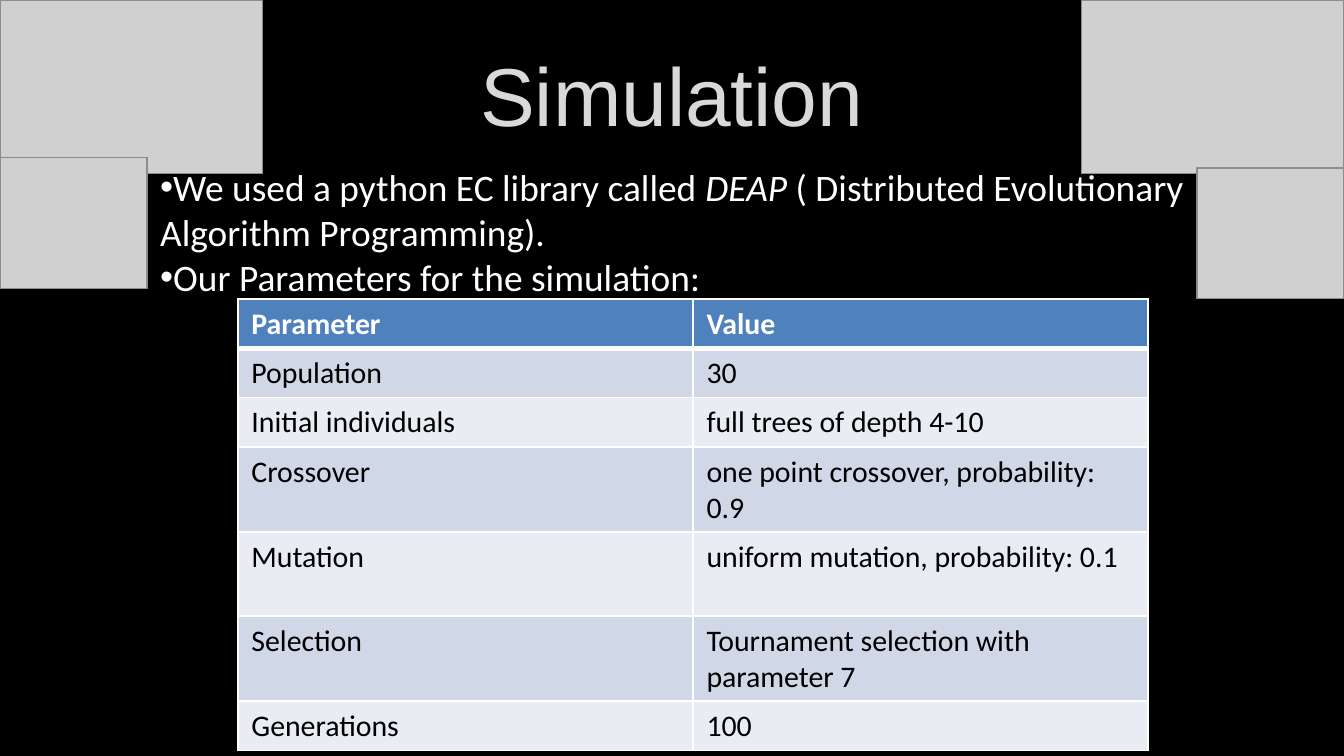
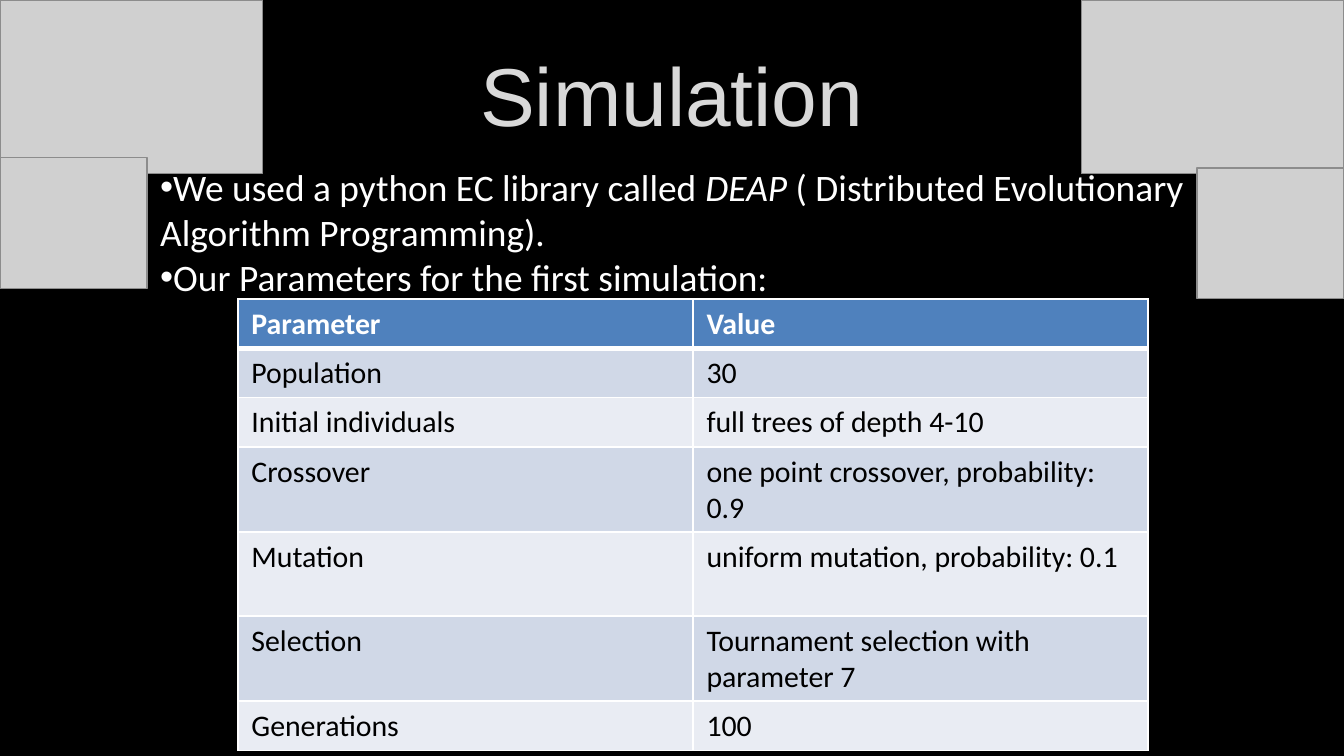
Before and after one commit to Untzi/ec_hanabi, a slide deck: slide 13 of hanabi (1).pptx. Drawn at 1344x756 pixels with LibreOffice and Linux fonts; fonts in the diff are those of the drawing; grey boxes stand for pictures. Boxes give left, top, right and bottom in pixels: in the first picture for what was removed or moved away, otherwise in the second. Text is boxed around its words. In the diff, an @@ line names an element or a change of style, - is before the commit and + after.

```diff
--- a/hanabi (1).pptx
+++ b/hanabi (1).pptx
@@ text at (173,265,767,301): text changed @@
-• Our Parameters for the simulation:
+• Our Parameters for the first simulation:
```
Also in this commit, not shown: 5 other files.
